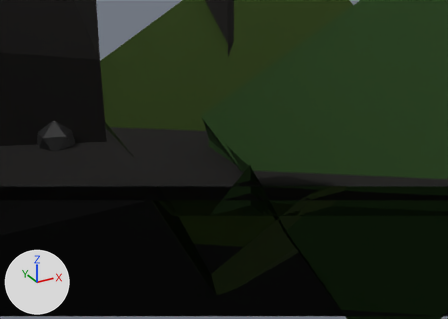
An edit to the Blender file Visual Project FIles/ROOMS/smfm room 13 redo.blend, drawn before and after from the same camera.
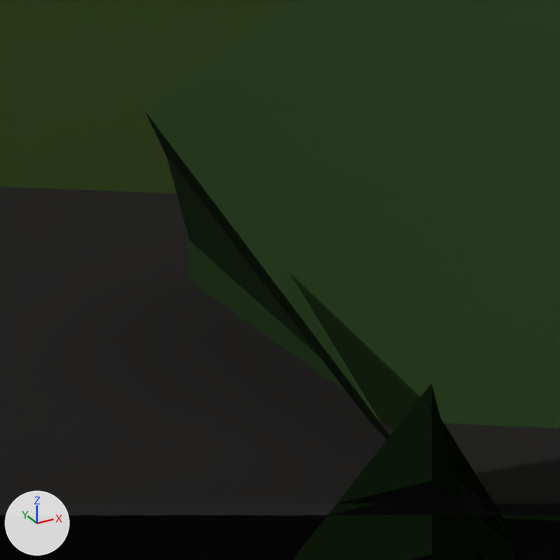
Old and new are each drawn from a 50 mm lens placed at (-1.836, -2.884, 3.054), pointed at (0.029, 0.506, 1.359) and again close up on the part from 39% to 61% of the width and 31% to 61% of the height. The lights are fixed; the arrows at lower left show +X, +Y and +Z. Everything nearer to the camera than a plane just in front of the edit is cut away.
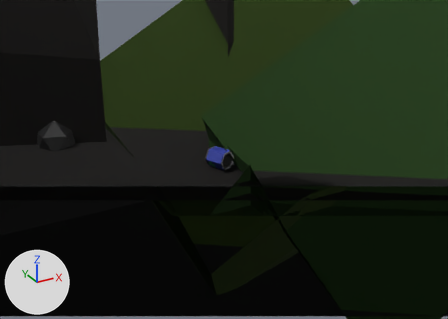
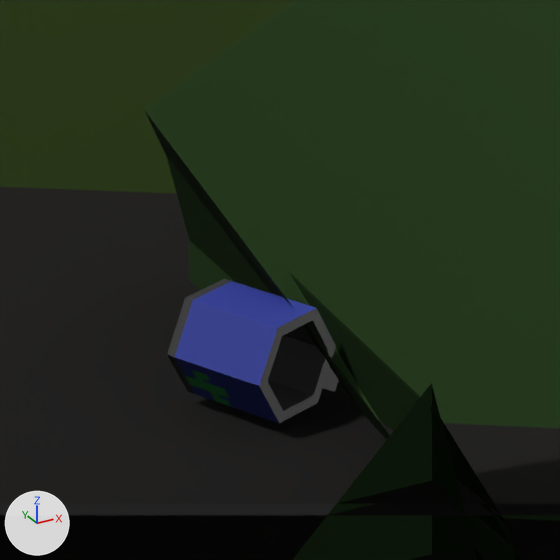
Location of each change, [x1, y1, x2, y2] in pixels of the close-ups (560 x 560 px):
```json
{"object": "mug.001", "change": "shown", "after": [167, 279, 338, 423]}
```

The change, as JSON lines over the scene's bpy script:
```json
{"op": "remove", "block": "ob_mug_001", "code": "ob_mug_001.hide_render = True"}
```
